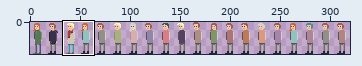
File history of a sprite sheet, img/Characters.png. Above: a wide view before the commit, with the close-up outlined.
Close-up. As it was:
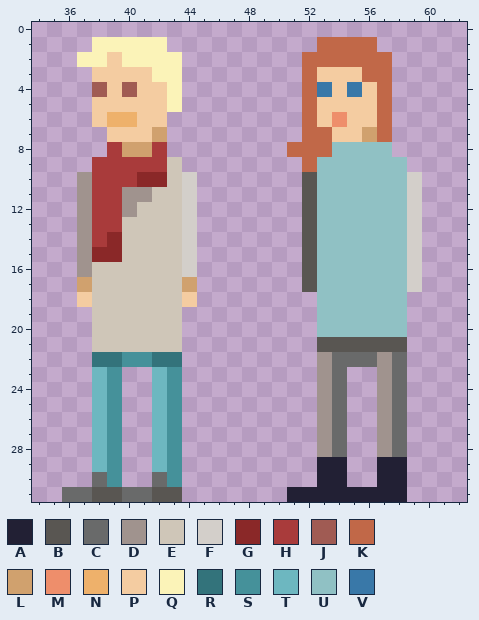
The file is 1920x192 pixels, drawn in blocks of 6x6; one block is one cell here. Colours within 5 levels of each other are drawn and written as one. Shown: x 34..62, y 0..31. The commit also changed other parts of the picture, which this record leaves out.
Palette (. is transparent): A #222034  B #595652  C #696a6a  D #a0938e  E #cfc6b8  F #d3cfca  G #8a2828  H #a93b3b  J #a05b53  K #c16848  L #d0a16e  M #ee8e6b  N #eeb16b  P #f4cca1  Q #fbf3b8  R #33737b  S #45919a  T #6db7c0  U #90c1c4  V #3978a8
Pixels before, first column x 36:
 1 ..QQQQQ..........KKKK...
 2 .QQPQQQQ........KKKKKK..
 3 ..PPPPQQ........KPPPKK..
 4 ..JPJPPQ........KVPVPK..
 5 ..PPPPPQ........KPPPPK..
 6 ..PNNPP.........KPMPPK..
 7 ...PPPL.........KKPPLK..
 8 ...HLLH........KKKUUUU..
 9 ..HHHHHE........KUUUUUU.
10 .DHHHGGEF.......BUUUUUUF
11 .DHHDDEEF.......BUUUUUUF
12 .DHHDEEEF.......BUUUUUUF
13 .DHHEEEEF.......BUUUUUUF
14 .DHGEEEEF.......BUUUUUUF
15 .DGGEEEEF.......BUUUUUUF
16 .DEEEEEEF.......BUUUUUUF
17 .LEEEEEEL.......BUUUUUUF
18 .PEEEEEEP........UUUUUU.
19 ..EEEEEE.........UUUUUU.
20 ..EEEEEE.........UUUUUU.
21 ..EEEEEE.........BBBBBB.
22 ..RRSSRR.........DCCCDC.
23 ..TS..TS.........DC..DC.
24 ..TS..TS.........DC..DC.
25 ..TS..TS.........DC..DC.
26 ..TS..TS.........DC..DC.
27 ..TS..TS.........DC..DC.
28 ..TS..TS.........DC..DC.
29 ..TS..TS.........AA..AA.
30 ..CS..CS.........AA..AA.
31 CCBBCCBB.......AAAAAAAA.
After the commit:
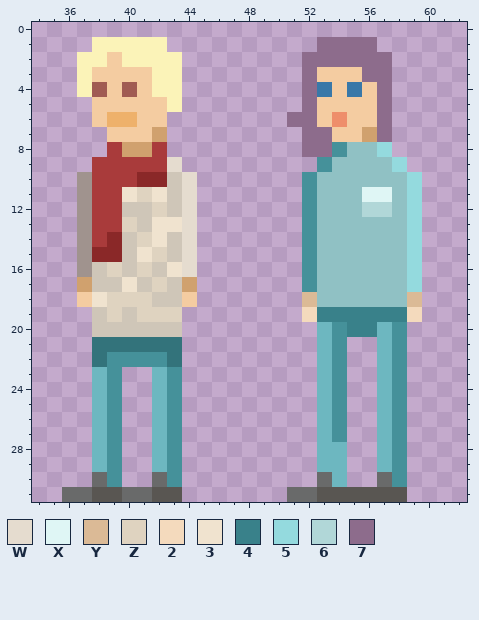
Colours new in this view: W #e5dccf  X #dff6f5  Y #dbba96  Z #dfd3c0  2 #f4dabd  3 #f0e3cf  4 #39818a  5 #94dade  6 #b1d7d8  7 #8d6c8c
Diff:
The edit adds colour 2 in row 19 at x 52 and 59.
Colour D gives way to colour 3 in row 11 at x 40.
Colour E gives way to colour 3 in row 11 at x 42; in row 13 at x 42 to 43; in row 14 at x 42; in row 15 at x 41; in row 16 at x 43; in row 17 at x 40.
Colour E gives way to colour 3 in row 18 at x 38.
Colour U gives way to colour 4 in row 19 at x 53 to 58; in row 20 at x 55 to 56.
Colour F gives way to colour 5 in rows 10 to 17 at x 59.
Colour U gives way to colour 5 in row 8 at x 57; in row 9 at x 58.
Colour U gives way to colour 6 in row 12 at x 56 to 57.
The edit adds colour 7 in row 6 at x 51.
Colour K gives way to colour 7 in row 1 at x 53 to 56; in row 2 at x 52 to 57; in row 3 at x 52 and 56 to 57; in rows 4 to 6 at x 52 and 57; in row 7 at x 52 to 53 and 57; in row 8 at x 52 to 53.
Colour A gives way to colour B in row 31 at x 53 to 58.
Colour A gives way to colour C in row 30 at x 53 and 57; in row 31 at x 51 to 52.
Colour D gives way to colour E in row 12 at x 40.
The edit adds colour Q in rows 3 to 4 at x 37.
Colour P gives way to colour Q in row 4 at x 42.
Colour E gives way to colour R in row 21 at x 38 to 43.
Colour A gives way to colour S in rows 29 to 30 at x 58.
Colour B gives way to colour S in rows 10 to 17 at x 52; in row 21 at x 54 and 58.
Colour C gives way to colour S in rows 22 to 27 at x 54 and 58; in row 28 at x 58.
Colour R gives way to colour S in row 22 at x 39 and 42.
Colour U gives way to colour S in row 8 at x 54; in row 9 at x 53; in row 20 at x 54 and 58.
Colour A gives way to colour T in row 29 at x 53 to 54 and 57; in row 30 at x 54.
Colour B gives way to colour T in row 21 at x 53 and 57.
Colour C gives way to colour T in row 28 at x 54.
Colour D gives way to colour T in rows 22 to 28 at x 53 and 57.
Colour U gives way to colour T in row 20 at x 53 and 57.
Colour E gives way to colour W in row 9 at x 43.
Colour F gives way to colour W in rows 10 to 16 at x 44.
Colour U gives way to colour X in row 11 at x 56 to 57.
The edit adds colour Y in row 18 at x 52 and 59.
Colour D gives way to colour Z in row 11 at x 41.
Colour E gives way to colour Z in row 12 at x 42; in row 13 at x 40; in row 14 at x 41; in row 15 at x 42; in row 16 at x 39 and 41; in row 17 at x 42.
Colour E gives way to colour Z in row 18 at x 39 to 41; in row 19 at x 39 and 41 to 43.
The author cleared colour B in row 21 at x 55 to 56.
The author cleared colour C in row 22 at x 55 to 56.
The author cleared colour K in row 8 at x 51; in row 9 at x 52.
Changed places in both close-ups, as pixel boxes (x1, y1, x2, y2):
changed: (287, 37, 422, 502)
changed: (77, 67, 167, 97)
changed: (92, 157, 197, 367)
